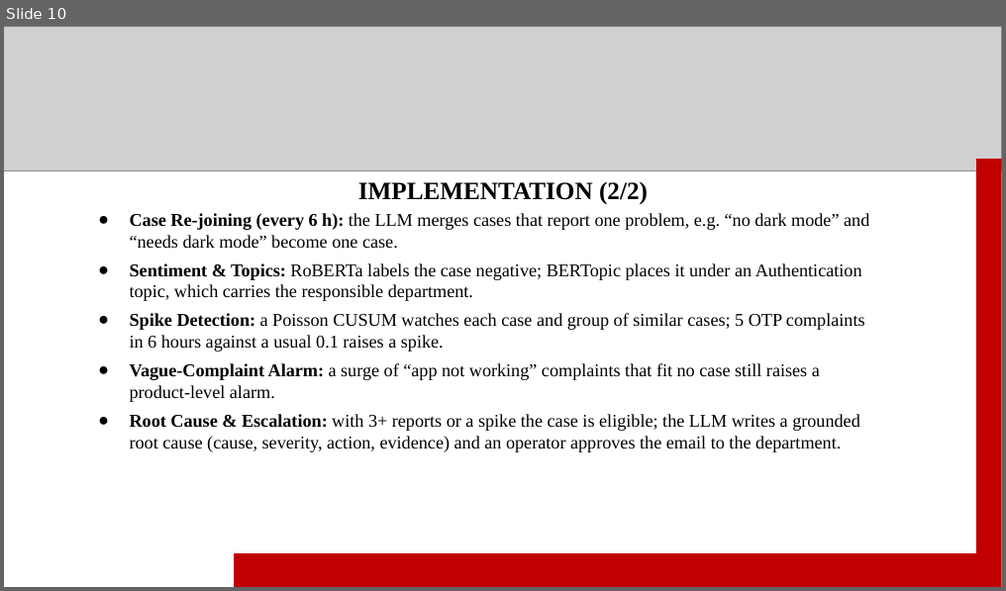
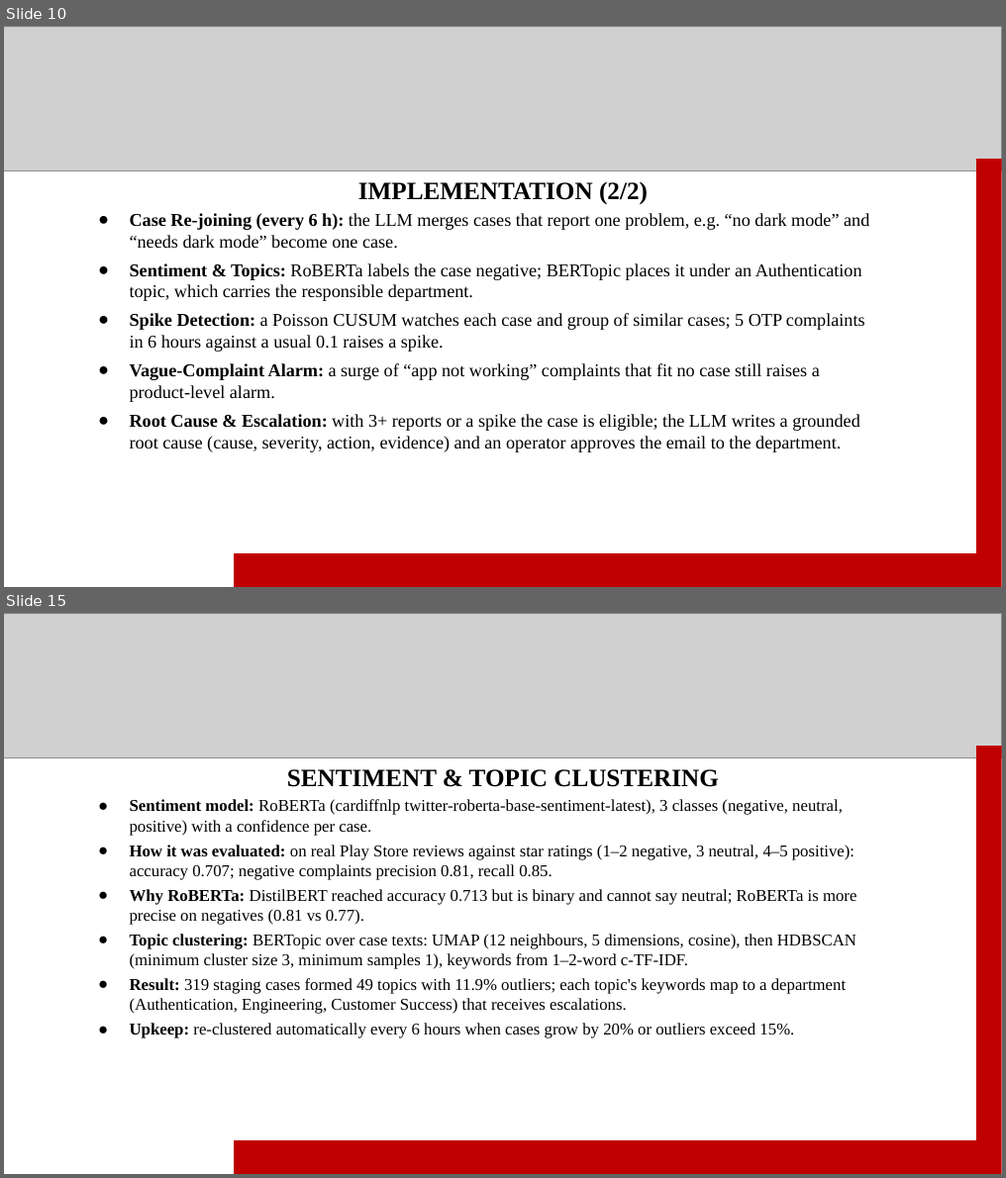
Before and after one commit to sanyyyyoo/InsightDesk, a slide deck: reports/ppt/InsightDesk_final.pptx. Shown one above the other, each under a label of ours: slide 10 before the commit, slides 10 and 15 after it; the slides between them are not shown. The pictures are 1006x591 and 1006x1178 pixels, drawn with LibreOffice and Linux fonts; fonts in the diff are those of the drawing; grey boxes stand for pictures. Boxes give left, top, right and bottom in pixels: in the first picture for what was removed or moved away, otherwise in the second. Text is boxed around its words. In the diff, an @@ line names an element or a change of style, - is before the commit and + after.

```diff
--- a/reports/ppt/InsightDesk_final.pptx
+++ b/reports/ppt/InsightDesk_final.pptx
@@ slide 15 added at (4,613,1002,1174), background #FFFFFF @@
@@ picture added at (4,613,1002,759) @@
@@ rectangle added at (976,746,1001,1174), fill #C00000 @@
@@ text added at (287,769,719,787), 18 pt, text #000000, bold @@
+SENTIMENT & TOPIC CLUSTERING
@@ text added at (130,799,856,1039), 12 pt, text #000000 @@
+● Sentiment model: RoBERTa (cardiffnlp twitter-roberta-base-sentiment-latest), 3 classes (negative, neutral, positive) with a confidence per case.
+● How it was evaluated: on real Play Store reviews against star ratings (1–2 negative, 3 neutral, 4–5 positive): accuracy 0.707; negative complaints precision 0.81, recall 0.85.
+● Why RoBERTa: DistilBERT reached accuracy 0.713 but is binary and cannot say neutral; RoBERTa is more precise on negatives (0.81 vs 0.77).
+● Topic clustering: BERTopic over case texts: UMAP (12 neighbours, 5 dimensions, cosine), then HDBSCAN (minimum cluster size 3, minimum samples 1), keywords from 1–2-word c-TF-IDF.
+● Result: 319 staging cases formed 49 topics with 11.9% outliers; each topic's keywords map to a department (Authentication, Engineering, Customer Success) that receives escalations.
+● Upkeep: re-clustered automatically every 6 hours when cases grow by 20% or outliers exceed 15%.
@@ rectangle added at (234,1141,976,1174), fill #C00000 @@
```
Also in this commit, not shown: 1 slide changed, 4 other slides added, 1 other file.
